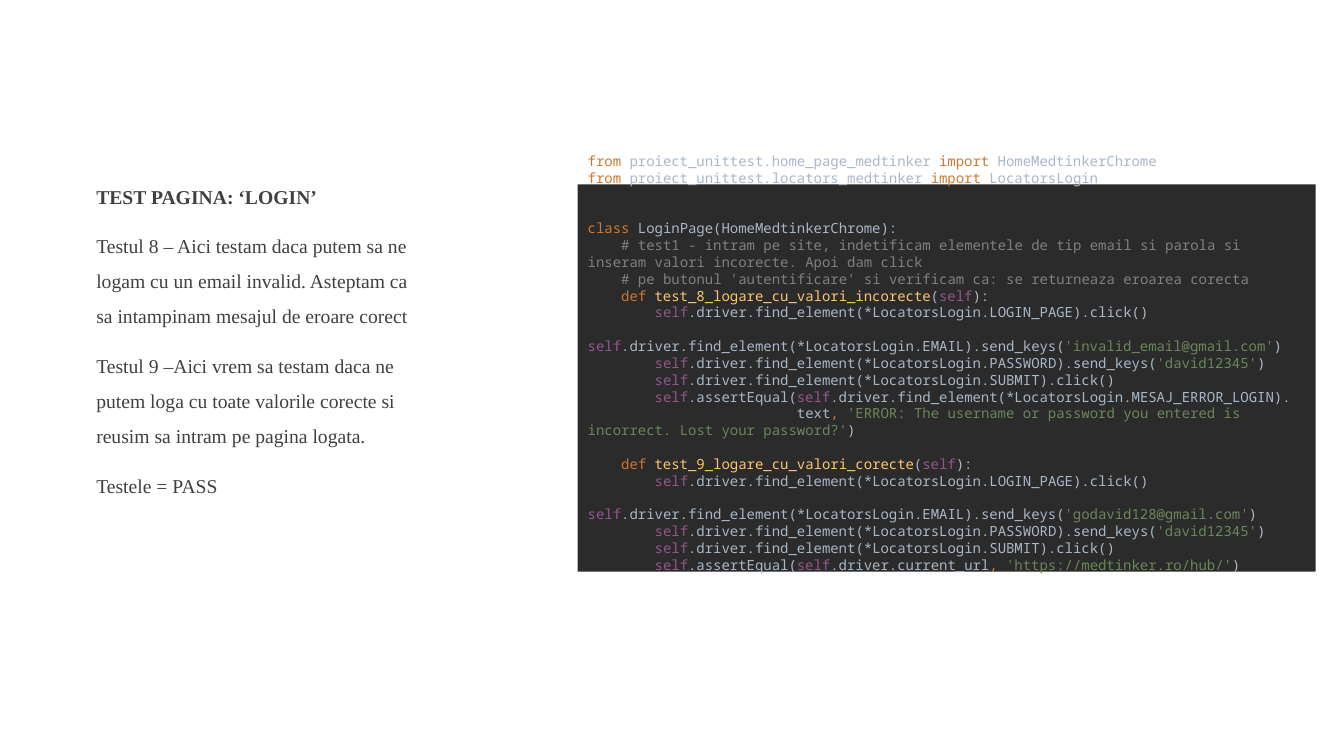
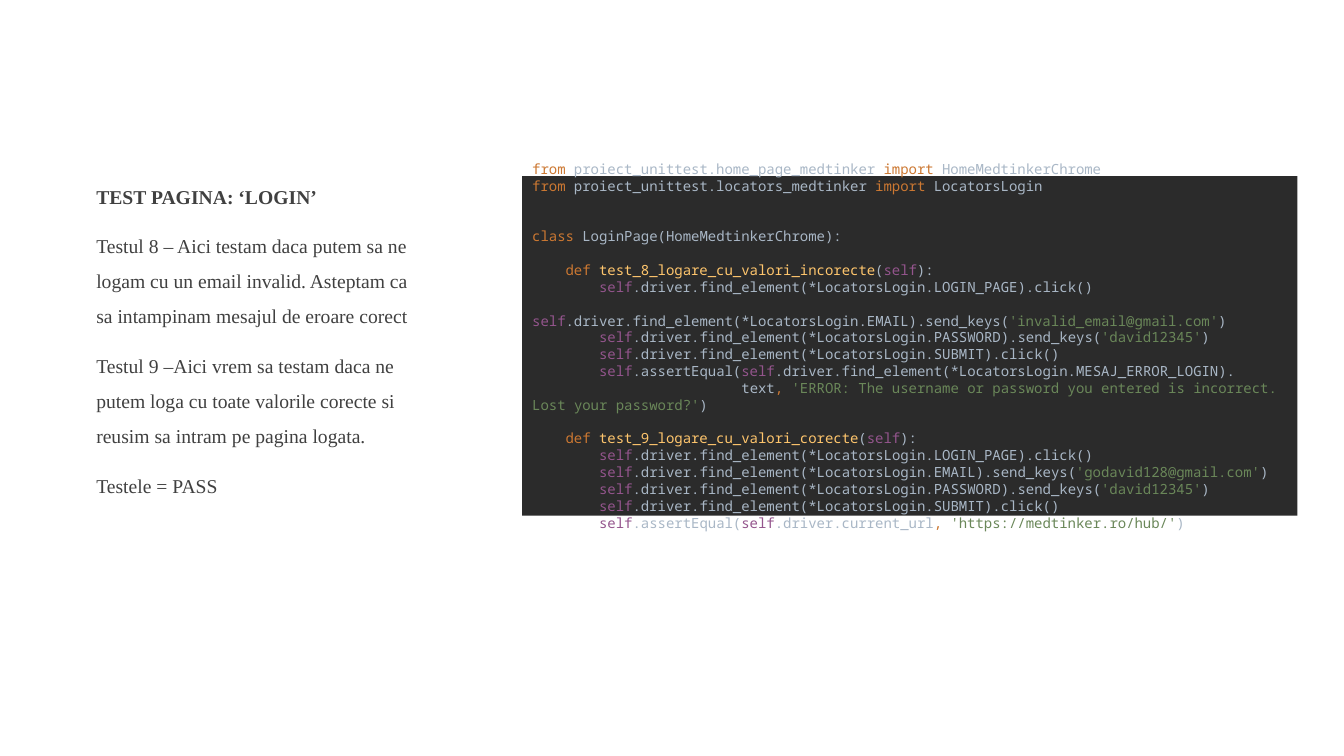
Before and after one commit to godavid128/Test_Website_medtinker, a slide deck: slide 11 of TEST WEBSITE MEDTINKER _GORODETCHI DAVID_27.05.2023.pptx. Drawn at 1344x756 pixels with LibreOffice and Linux fonts; fonts in the diff are those of the drawing; background and template pictures are left out. Boxes give left, top, right and bottom in pixels: in the first picture for what was removed or moved away, otherwise in the second. Text is boxed around its words. In the diff, an @@ line names an element or a change of style, - is before the commit and + after.

Commit message:
update proiect 6

```diff
--- a/TEST WEBSITE MEDTINKER _GORODETCHI DAVID_27.05.2023.pptx
+++ b/TEST WEBSITE MEDTINKER _GORODETCHI DAVID_27.05.2023.pptx
@@ text "from proiect_unittest.home_page_medtinker import HomeMedtink ...": place and size @@
-text "from proiect_unittest.home_page_medtinker import HomeMedtink ..." at [578,179,1316,577]
+text "from proiect_unittest.home_page_medtinker import HomeMedtink ..." at [522,171,1298,521]
@@ text at [532,163,1277,532]: text changed @@
-from proiect_unittest.home_page_medtinker import HomeMedtinkerChrome
-from proiect_unittest.locators_medtinker import LocatorsLogin
-class LoginPage(HomeMedtinkerChrome):
-# test1 - intram pe site, indetificam elementele de tip email si parola si inseram valori incorecte. Apoi dam click
-# pe butonul 'autentificare' si verificam ca: se returneaza eroarea corecta
-def test_8_logare_cu_valori_incorecte(self):
-self.driver.find_element(*LocatorsLogin.LOGIN_PAGE).click()
-self.driver.find_element(*LocatorsLogin.EMAIL).send_keys('invalid_email@gmail.com')
-self.driver.find_element(*LocatorsLogin.PASSWORD).send_keys('david12345')
-self.driver.find_element(*LocatorsLogin.SUBMIT).click()
-self.assertEqual(self.driver.find_element(*LocatorsLogin.MESAJ_ERROR_LOGIN).
-text, 'ERROR: The username or password you entered is incorrect. Lost your password?')
-def test_9_logare_cu_valori_corecte(self):
-self.driver.find_element(*LocatorsLogin.LOGIN_PAGE).click()
-self.driver.find_element(*LocatorsLogin.EMAIL).send_keys('godavid128@gmail.com')
-self.driver.find_element(*LocatorsLogin.PASSWORD).send_keys('david12345')
-self.driver.find_element(*LocatorsLogin.SUBMIT).click()
-self.assertEqual(self.driver.current_url, 'https://medtinker.ro/hub/')
+from proiect_unittest.home_page_medtinker import HomeMedtinkerChrome
+from proiect_unittest.locators_medtinker import LocatorsLogin
+class LoginPage(HomeMedtinkerChrome):
+def test_8_logare_cu_valori_incorecte(self):
+self.driver.find_element(*LocatorsLogin.LOGIN_PAGE).click()
+self.driver.find_element(*LocatorsLogin.EMAIL).send_keys('invalid_email@gmail.com')
+self.driver.find_element(*LocatorsLogin.PASSWORD).send_keys('david12345')
+self.driver.find_element(*LocatorsLogin.SUBMIT).click()
+self.assertEqual(self.driver.find_element(*LocatorsLogin.MESAJ_ERROR_LOGIN).
+text, 'ERROR: The username or password you entered is incorrect. Lost your password?')
+def test_9_logare_cu_valori_corecte(self):
+self.driver.find_element(*LocatorsLogin.LOGIN_PAGE).click()
+self.driver.find_element(*LocatorsLogin.EMAIL).send_keys('godavid128@gmail.com')
+self.driver.find_element(*LocatorsLogin.PASSWORD).send_keys('david12345')
+self.driver.find_element(*LocatorsLogin.SUBMIT).click()
+self.assertEqual(self.driver.current_url, 'https://medtinker.ro/hub/')
```
Also in this commit, not shown: 8 other slides changed, 7 other files.
